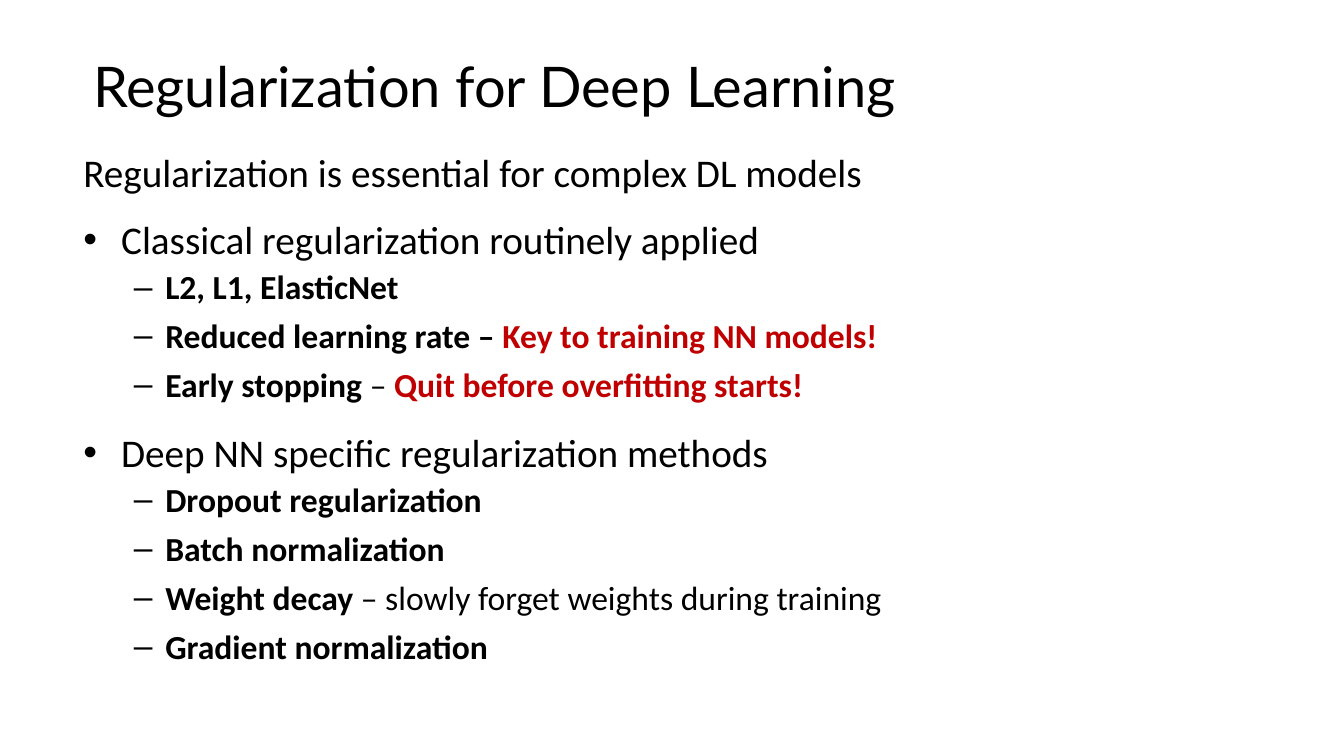
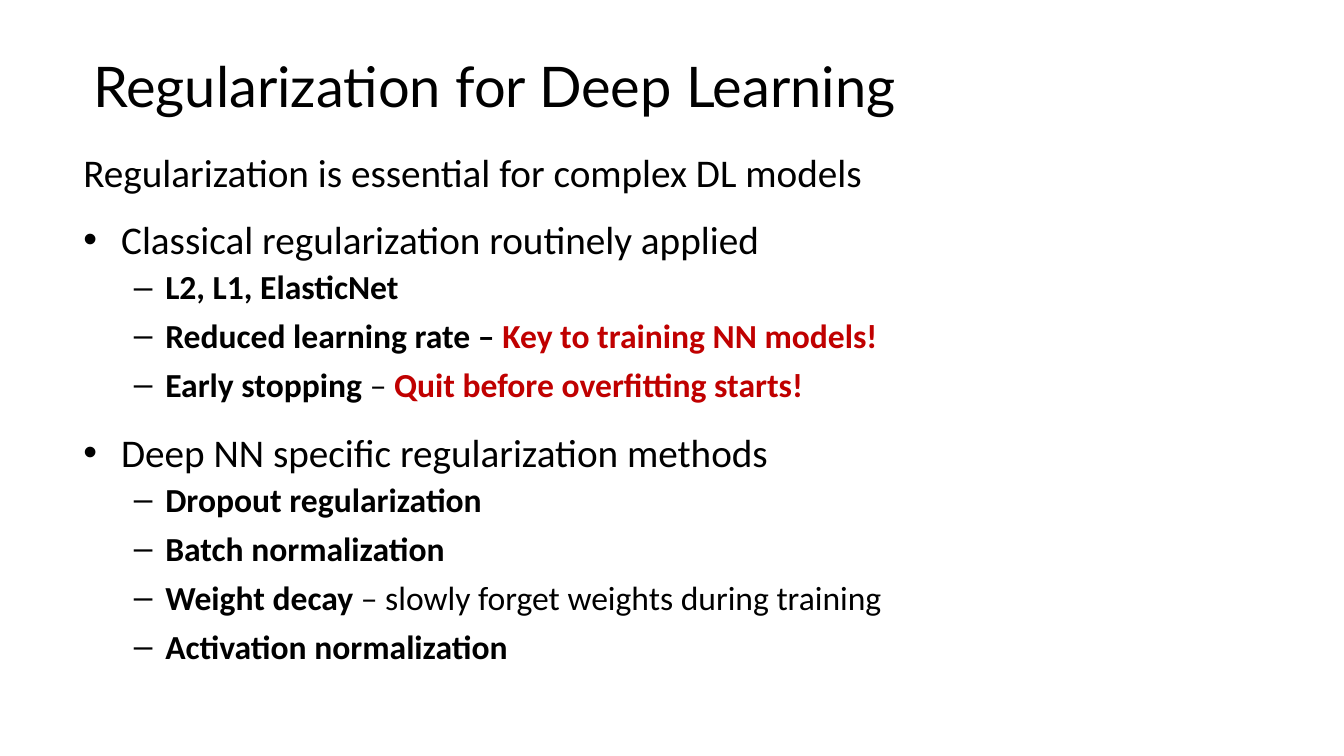
Before and after one commit to StephenElston/CSCI-E25, a slide deck: slide 46 of Slides/3_BuildingBlocksOfDeepLearning.pptx. Drawn at 1344x756 pixels with LibreOffice and Linux fonts; fonts in the diff are those of the drawing. Boxes give left, top, right and bottom in pixels: in the first picture for what was removed or moved away, otherwise in the second. Text is boxed around its words. In the diff, an @@ line names an element or a change of style, - is before the commit and + after.

Commit message:
Reorganized slides, updated text, corrected errors

```diff
--- a/Slides/3_BuildingBlocksOfDeepLearning.pptx
+++ b/Slides/3_BuildingBlocksOfDeepLearning.pptx
@@ text at (165,635,507,660): text changed @@
-  – Gradient normalization
+  – Activation normalization
```
Also in this commit, not shown: 9 other slides changed, 1 slide added, 1 slide removed.
